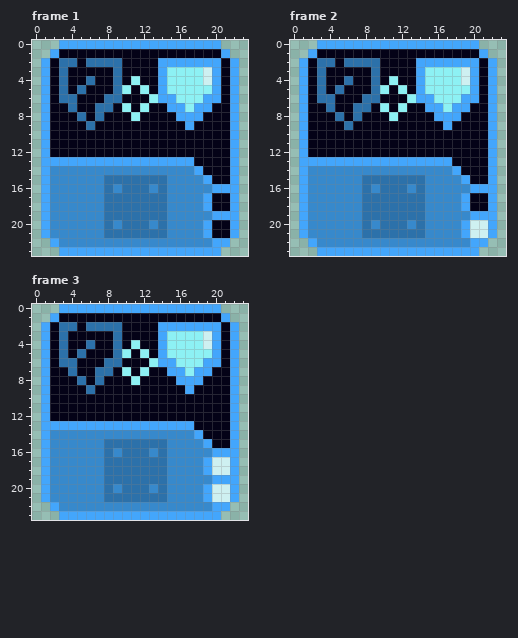
Pixel-art file -- Art/Textures/Tiles/BlueTiles/shield_siphon.aseprite. This is how it looked before the edit.
24x24 pixels, 3 frames. Shown: frame 1, frame 2, frame 3.
And afterwards:
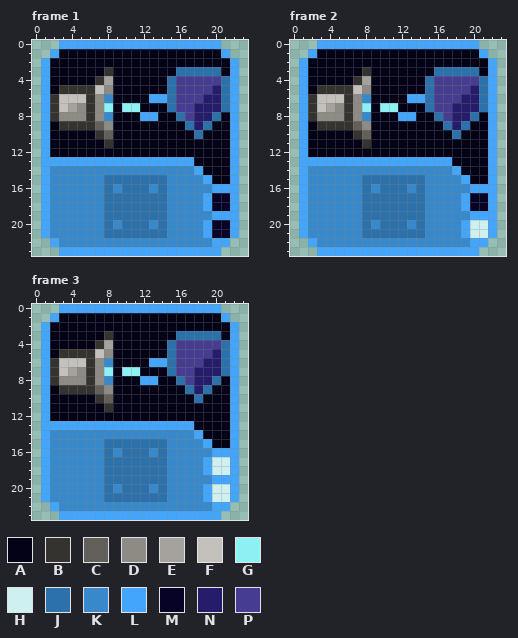
Palette (. is transparent): A #040217  B #343330  C #63605c  D #8e8b85  E #a5a29d  F #c4c1bc  G #8df1f4  H #cef0f1  J #2c71aa  K #3789cc  L #43a6fc  M #070326  N #251c6b  P #463c91
Diff:
Changed rows in their new state; - is an unchanged pixel.
Frame 1:
first column x 2:
 2 -AA-AAAA----AAAAAAA-
 3 -A----BA----AAJJJJJ-
 4 -A--ABEA-A--AJPPPPPJ
 5 -BBBBFDAA-A-AJPPPPNJ
 6 BFFFBDKA---L-JPPPNNJ
 7 BFEDBDG--GA--JPPNNNJ
 8 BDDDBDK--ALL--JPNNJ-
 9 -BBBBCD--------JNJ--
10 -----BC---------J---
11 ------B-------------
first column x 20:
17 MM
18 MM
20 MM
21 MM
Frame 2:
first column x 2:
 2 -AA-AAAA----AAAAAAA-
 3 -A----BA----AAJJJJJ-
 4 -A--ABEA-A--AJPPPPPJ
 5 -BBBBFDAA-A-AJPPPPNJ
 6 BFFFBDKA---L-JPPPNNJ
 7 BFEDBDG--GA--JPPNNNJ
 8 BDDDBDK--ALL--JPNNJ-
 9 -BBBBCD--------JNJ--
10 -----BC---------J---
11 ------B-------------
first column x 20:
17 MM
18 MM
Frame 3:
first column x 2:
 2 -AA-AAAA----AAAAAAA-
 3 -A----BA----AAJJJJJ-
 4 -A--ABEA-A--AJPPPPPJ
 5 -BBBBFDAA-A-AJPPPPNJ
 6 BFFFBDKA---L-JPPPNNJ
 7 BFEDBDG--GA--JPPNNNJ
 8 BDDDBDK--ALL--JPNNJ-
 9 -BBBBCD--------JNJ--
10 -----BC---------J---
11 ------B-------------
Boxes around the changes in both pictures, in picture pixels (x1, y1, x2, y2):
changed: (50, 58, 230, 148)
changed: (212, 193, 230, 238)
changed: (308, 58, 488, 148)
changed: (470, 193, 488, 211)
changed: (50, 322, 230, 412)
